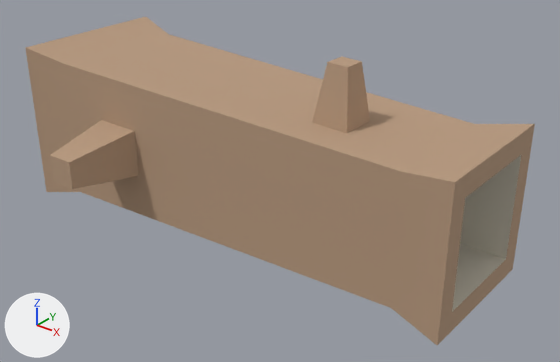
What one commit did to the glTF model example_game/world/props/log-large.prop/model.glb.
Rendered twice from a 50 mm camera at (2.34, -2.69, 2.01) aimed at (0.17, 0.03, 0.33). The axes (+X, +Y, +Z) are drawn at lower left. The lights are the same throughout. The older version comes first. Vertices at exactly the same position are counted once.

Before the edit, the objects in view are built like this:
```python
me_model = bpy.data.meshes.new('model')
me_model.from_pydata(...)  # 48 vertices, 96 faces; spans x -1.25..1.25, y -0.69..0.69, z -0.02..1.02
me_model.materials.append(mat_style)
ob_model = bpy.data.objects.new('model', me_model)
ob_model.location = (0.0, 0.0, 0.0)
```
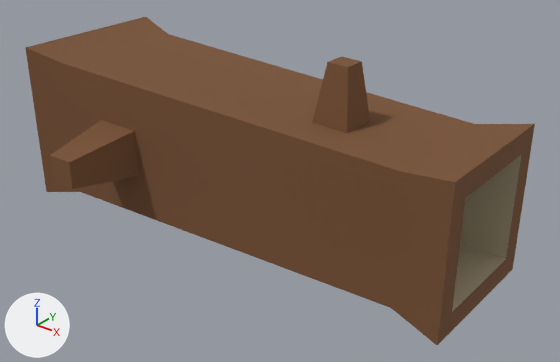
The change, as a list of edits to the scene's bpy script:
```text
Change me_model:
    where me_model.from_pydata(...)  # 48 vertices, 96 faces; spans x -1.25..1.25, y -0.69..0.69, z -0.02..1.02
    used by ob_model
    me_model part 1: 88 faces centred in x -1.25..1.25, y -0.69..0.69, z 0.0..1.02 are repainted in the vertex colours; the middle colour goes from beige #b89a7f to brown #7a5335
    me_model part 2: 8 faces centred in x -0.42..0.42, y -0.24..0.35, z 0.12..0.7 are repainted in the vertex colours; the middle colour goes from pale yellow #dfd8c7 to beige #bdaf92
```

Location of each change, (x1, y1, x2, y2) in pixels of the pictures (560 x 362 px):
part 1 of me_model, recoloured (beige to brown): (25, 17, 535, 345) in both
part 2 of me_model, recoloured (pale yellow to beige): (452, 155, 521, 312) in both
